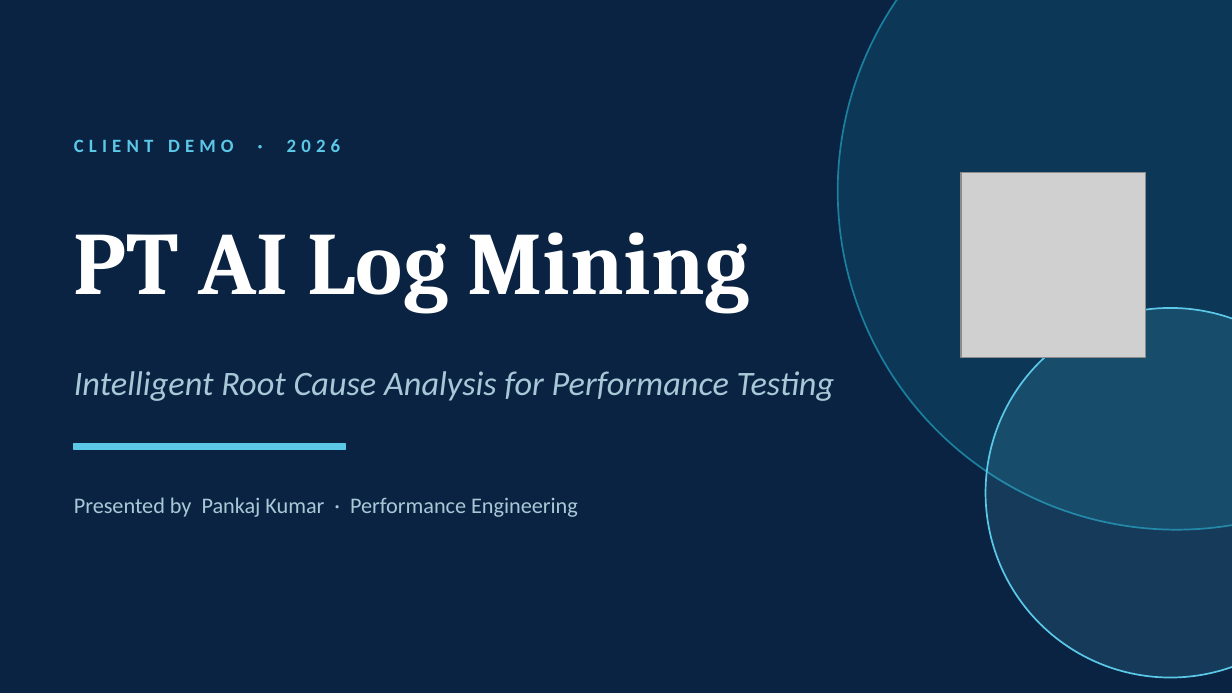
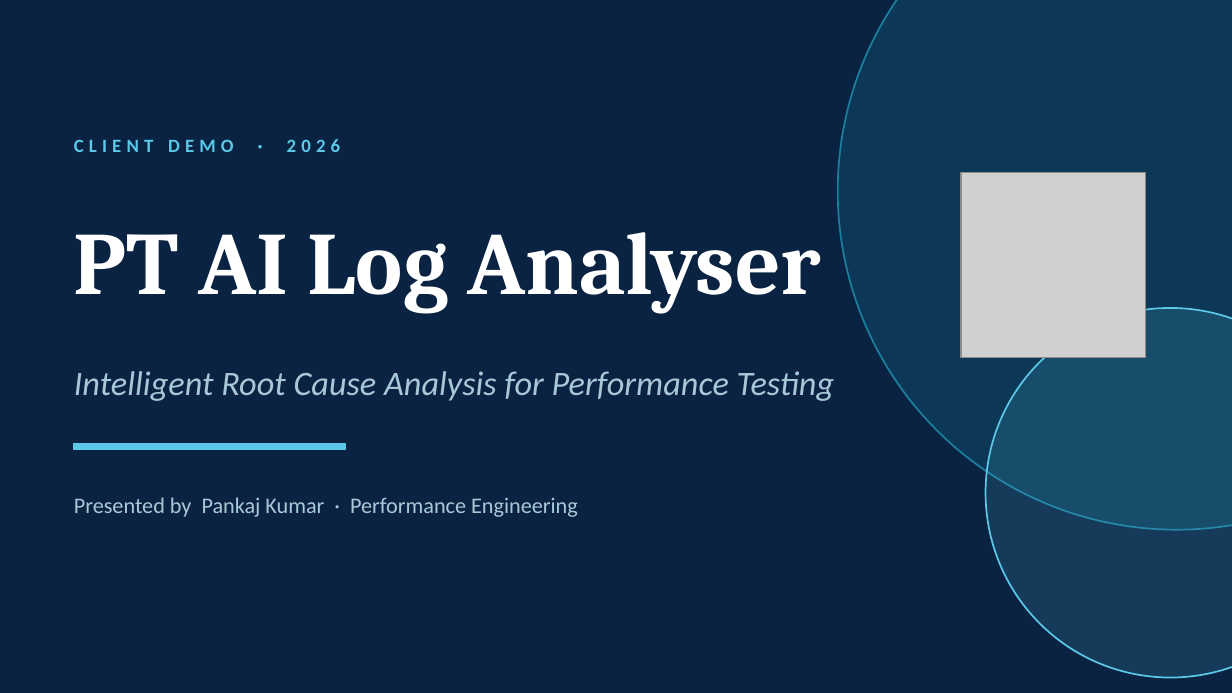
Before and after one commit to sharmp44/PT_AILog_Analyser, a slide deck: slide 1 of PPT/PT_AI_Client_Demo_v2.pptx. Drawn at 1232x693 pixels with LibreOffice and Linux fonts; fonts in the diff are those of the drawing; grey boxes stand for pictures. Boxes give left, top, right and bottom in pixels: in the first picture for what was removed or moved away, otherwise in the second. Text is boxed around its words. In the diff, an @@ line names an element or a change of style, - is before the commit and + after.

```diff
--- a/PPT/PT_AI_Client_Demo_v2.pptx
+++ b/PPT/PT_AI_Client_Demo_v2.pptx
@@ text at [74,232,822,314]: text changed @@
-PT AI Log Mining
+PT AI Log Analyser
```
Also in this commit, not shown: 2 other slides changed, 1 other file.
